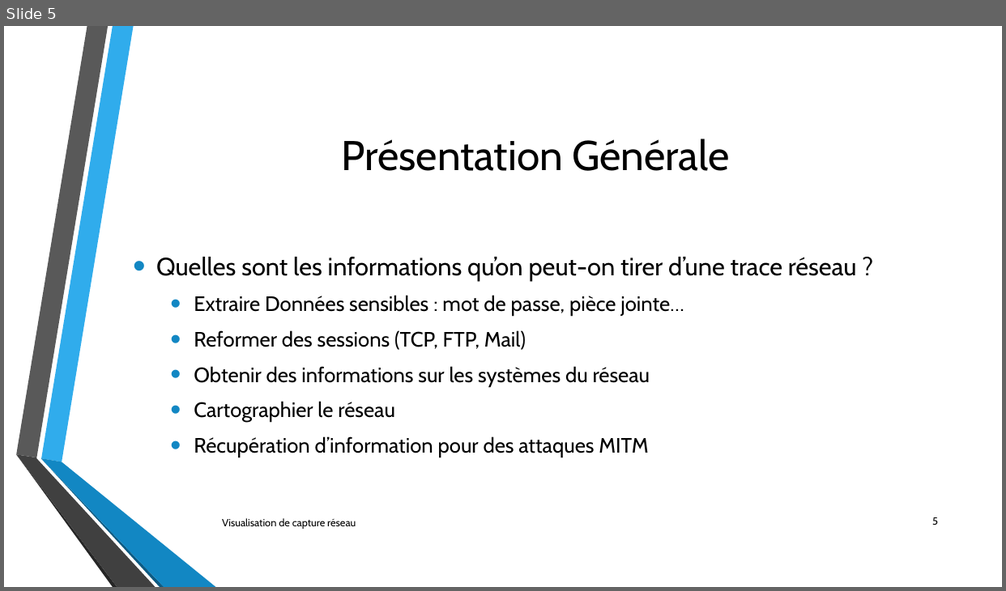
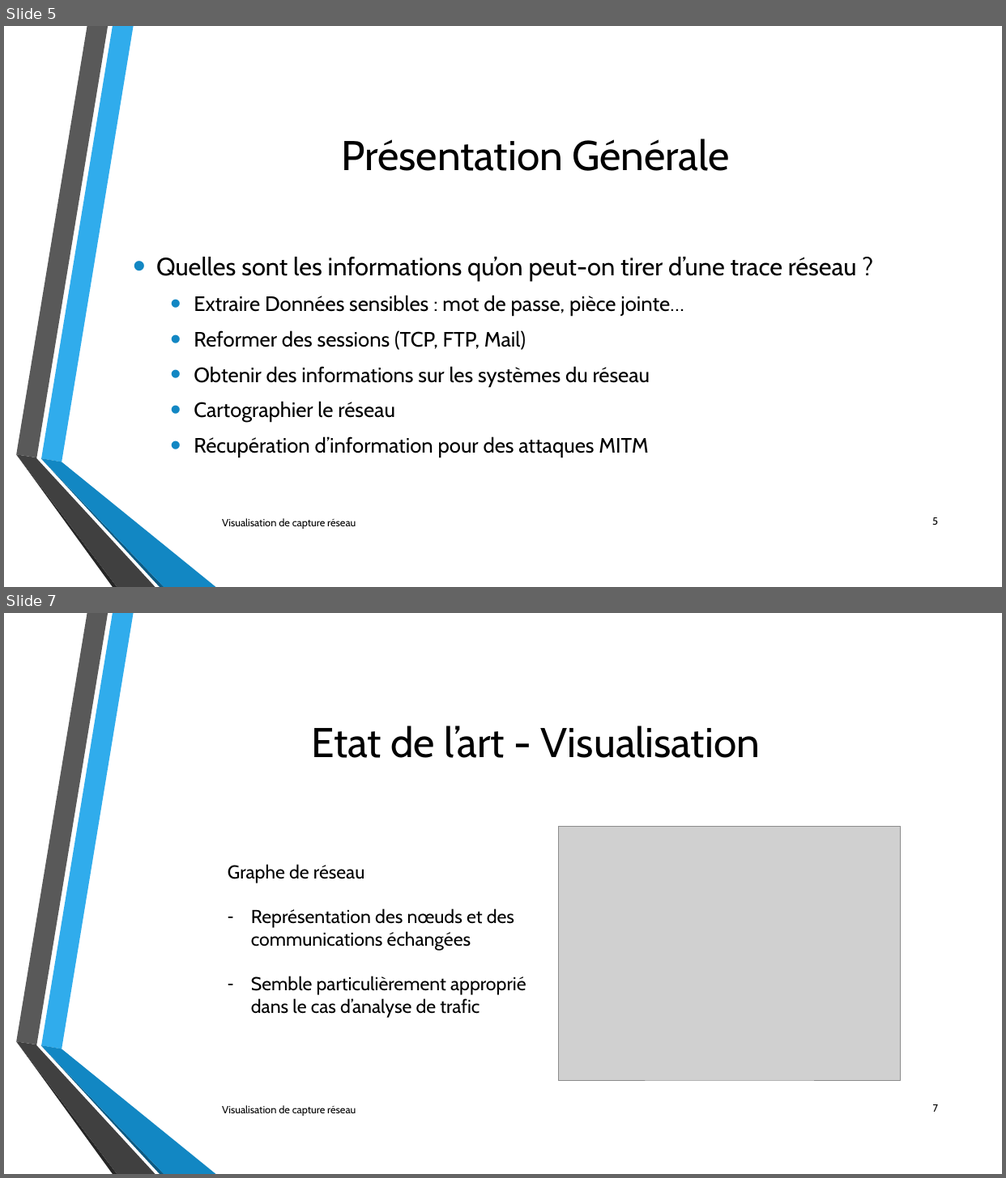
Before and after one commit to lechinoix/Pcap-visualization-project, a slide deck: Présentation de mi-projet/Outils de visualisation de capture réseau.pptx. Shown one above the other, each under a label of ours: slide 5 before the commit, slides 5 and 7 after it; the slides between them are not shown. The pictures are 1006x591 and 1006x1178 pixels, drawn with LibreOffice and Linux fonts; fonts in the diff are those of the drawing; grey boxes stand for pictures; background and template pictures are left out. Boxes give left, top, right and bottom in pixels: in the first picture for what was removed or moved away, otherwise in the second. Text is boxed around its words. In the diff, an @@ line names an element or a change of style, - is before the commit and + after.

Commit message:
Presentation v2.0 et images

```diff
--- a/Présentation de mi-projet/Outils de visualisation de capture réseau.pptx
+++ b/Présentation de mi-projet/Outils de visualisation de capture réseau.pptx
@@ slide 7 added at (x1=4, y1=613, x2=1002, y2=1174), background picture (left out); not listed: 6 template elements that a slide beside it also shows @@
@@ title added at (x1=311, y1=726, x2=760, y2=758), 40 pt, text #000000 @@
+Etat de l’art - Visualisation
@@ picture added at (x1=559, y1=827, x2=901, y2=1081) @@
@@ text added at (x1=228, y1=864, x2=526, y2=1018), 18 pt, text #000000 @@
+Graphe de réseau
+– Représentation des nœuds et des communications échangées
+– Semble particulièrement approprié dans le cas d’analyse de trafic
@@ text added at (x1=222, y1=1105, x2=356, y2=1116), 10 pt, text #000000 @@
+Visualisation de capture réseau
@@ page number added at (x1=933, y1=1105, x2=938, y2=1112), 10 pt, text #000000 @@
+7
```
Also in this commit, not shown: 5 slides changed, 4 other slides added, 2 slides removed, 9 other files.
